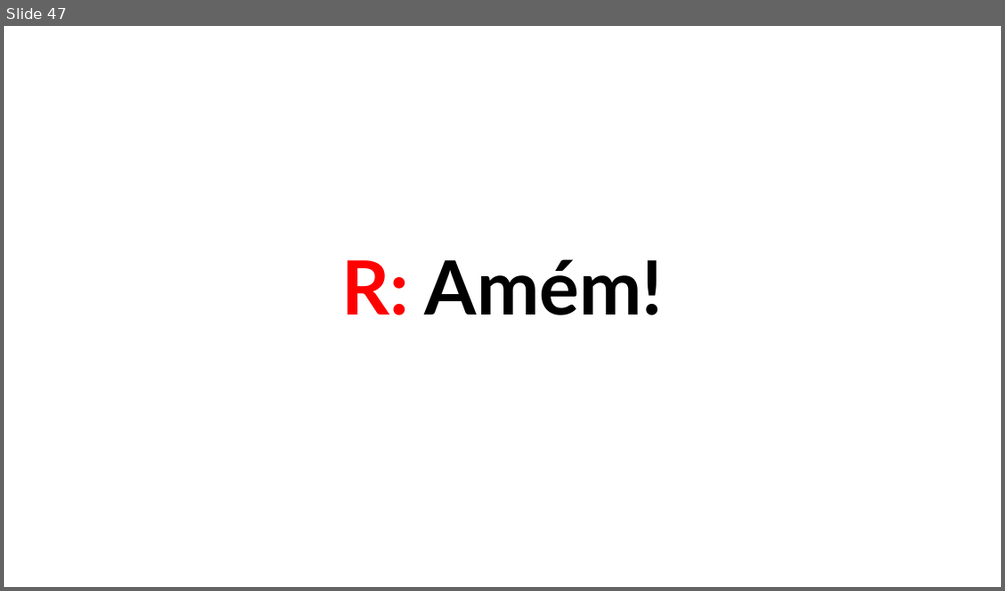
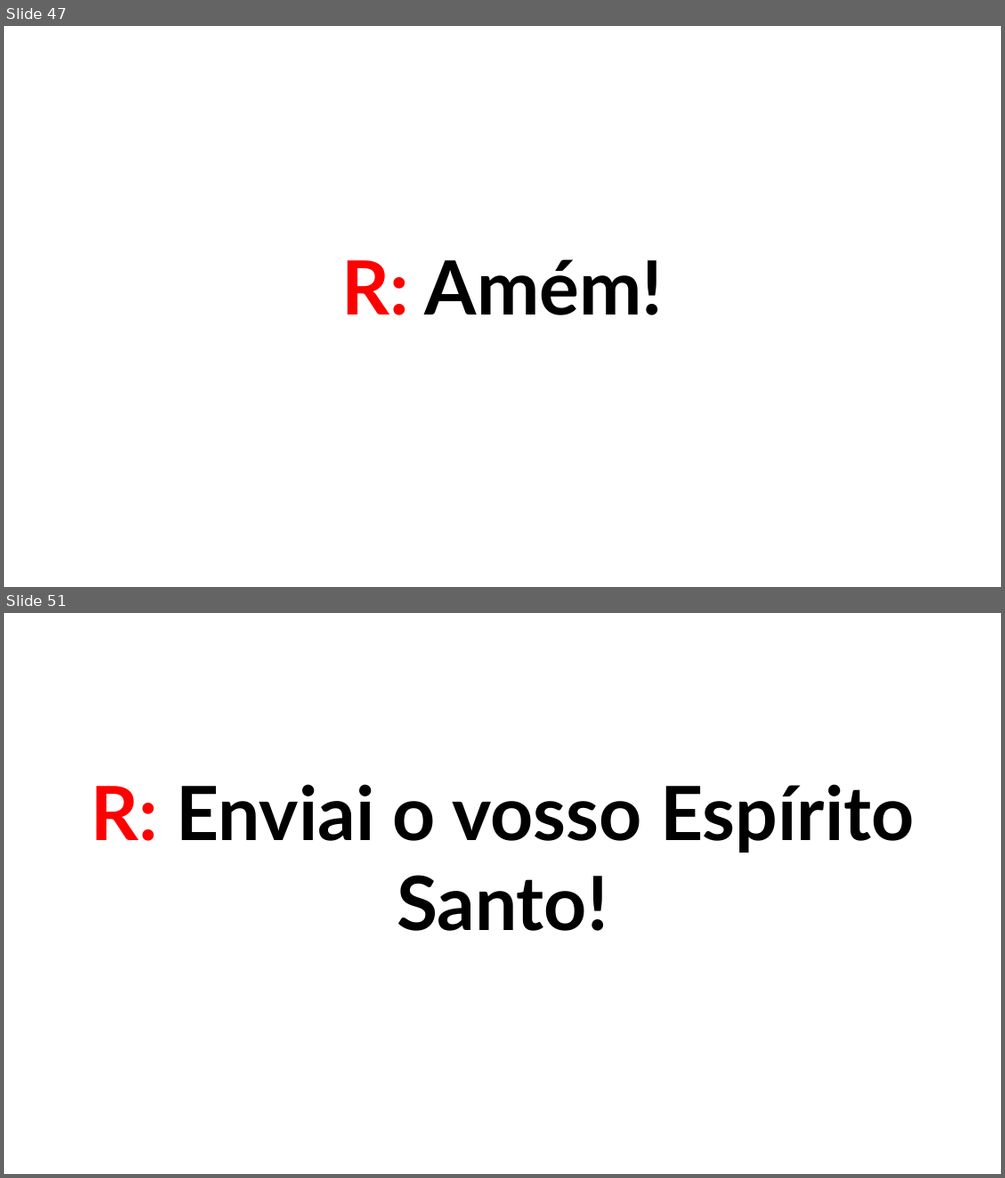
Before and after one commit to PHGodoyCosta/pallotti-slides, a slide deck: src/pallotti_slides/resources/template/mass_template.pptx. Shown one above the other, each under a label of ours: slide 47 before the commit, slides 47 and 51 after it; the slides between them are not shown. The pictures are 1005x591 and 1005x1178 pixels, drawn with LibreOffice and Linux fonts; fonts in the diff are those of the drawing. Boxes give left, top, right and bottom in pixels: in the first picture for what was removed or moved away, otherwise in the second. Text is boxed around its words. In the diff, an @@ line names an element or a change of style, - is before the commit and + after.

```diff
--- a/src/pallotti_slides/resources/template/mass_template.pptx
+++ b/src/pallotti_slides/resources/template/mass_template.pptx
@@ slide 51 added at <box>4,613,1001,1174</box>, background #FFFFFF @@
@@ text added at <box>90,784,914,931</box>, 72 pt, text #000000, bold @@
+R: Enviai o vosso Espírito Santo!
```
Also in this commit, not shown: 17 other slides added, 9 other files.
